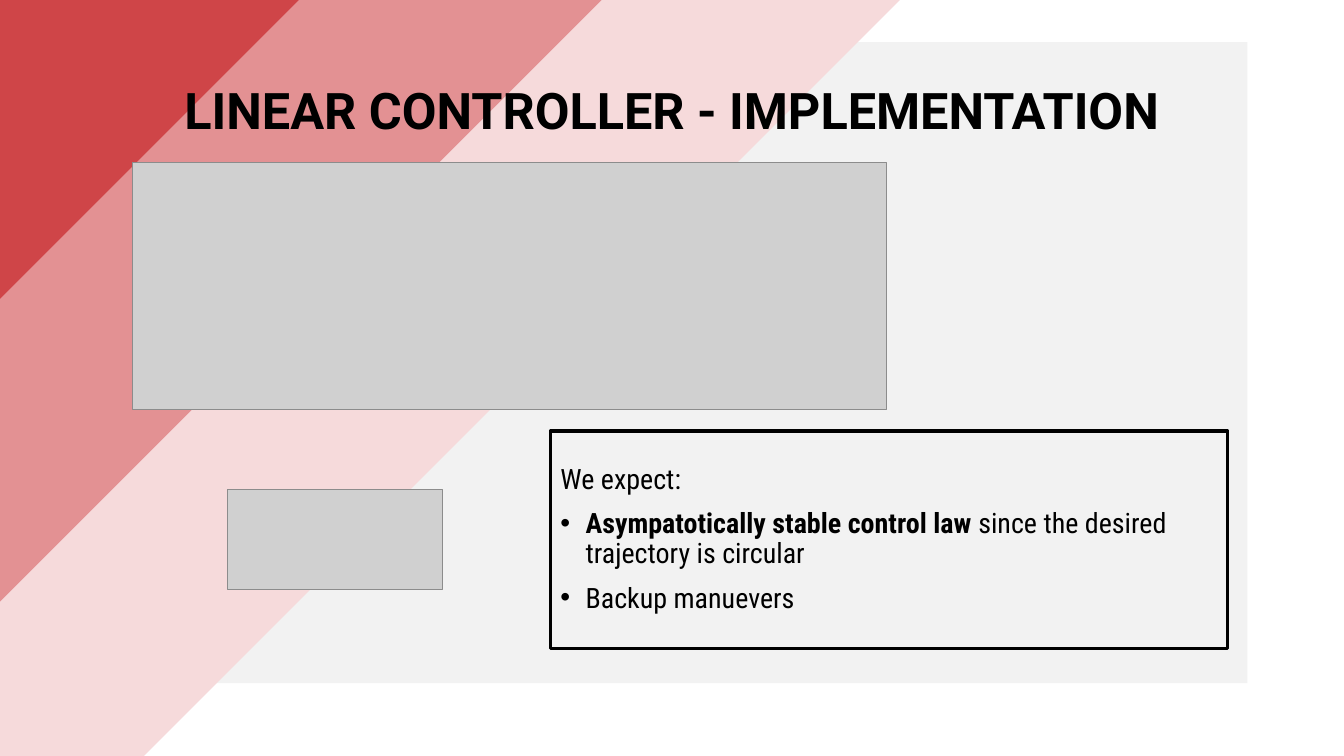
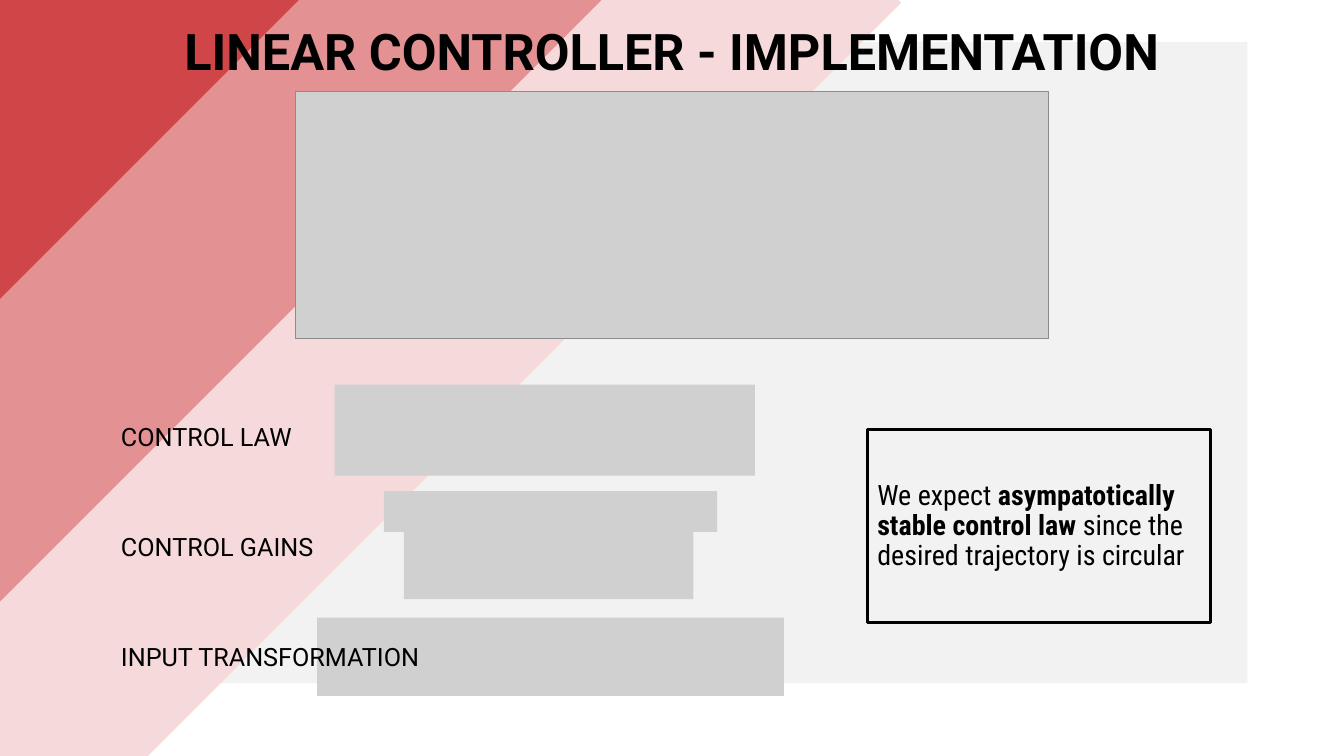
Before and after one commit to PippoGot/R-C2, a slide deck: slide 12 of documentation/presentation.pptx. Drawn at 1344x756 pixels with LibreOffice and Linux fonts; fonts in the diff are those of the drawing; grey boxes stand for pictures. Boxes give left, top, right and bottom in pixels: in the first picture for what was removed or moved away, otherwise in the second. Text is boxed around its words. In the diff, an @@ line names an element or a change of style, - is before the commit and + after.

```diff
--- a/documentation/presentation.pptx
+++ b/documentation/presentation.pptx
@@ title "LINEAR CONTROLLER - IMPLEMENTATION": place and size @@
-title "LINEAR CONTROLLER - IMPLEMENTATION" at bbox=[184, 83, 1159, 141]
+title "LINEAR CONTROLLER - IMPLEMENTATION" at bbox=[184, 24, 1159, 82]
@@ rectangle: place and size @@
-rectangle at bbox=[0, 0, 908, 756]
+rectangle at bbox=[0, 0, 900, 756]
@@ picture: place and size @@
-picture at bbox=[133, 162, 887, 409]
+picture at bbox=[295, 92, 1050, 339]
@@ picture added at bbox=[335, 385, 755, 476] @@
@@ text added at bbox=[121, 423, 292, 452], 18 pt, text #000000 @@
+CONTROL LAW
@@ rectangle "We expect asympatotically stable control ...": place and size @@
-rectangle "We expect asympatotically stable control ..." at bbox=[551, 432, 1228, 648]
+rectangle "We expect asympatotically stable control ..." at bbox=[867, 430, 1211, 622]
@@ picture removed at bbox=[228, 490, 443, 589] @@
@@ picture added at bbox=[384, 491, 718, 531] @@
@@ text in rectangle at bbox=[877, 484, 1184, 571]: text changed @@
-We expect:
-• Asympatotically stable control law since the desired trajectory is circular
-• Backup manuevers
+We expect asympatotically stable control law since the desired trajectory is circular
@@ text added at bbox=[121, 538, 313, 557], 18 pt, text #000000 @@
+CONTROL GAINS
@@ picture added at bbox=[404, 522, 694, 600] @@
@@ picture added at bbox=[318, 618, 784, 697] @@
@@ text added at bbox=[121, 648, 419, 667], 18 pt, text #000000 @@
+INPUT TRANSFORMATION
```
Also in this commit, not shown: 11 other slides changed, 11 other files.
